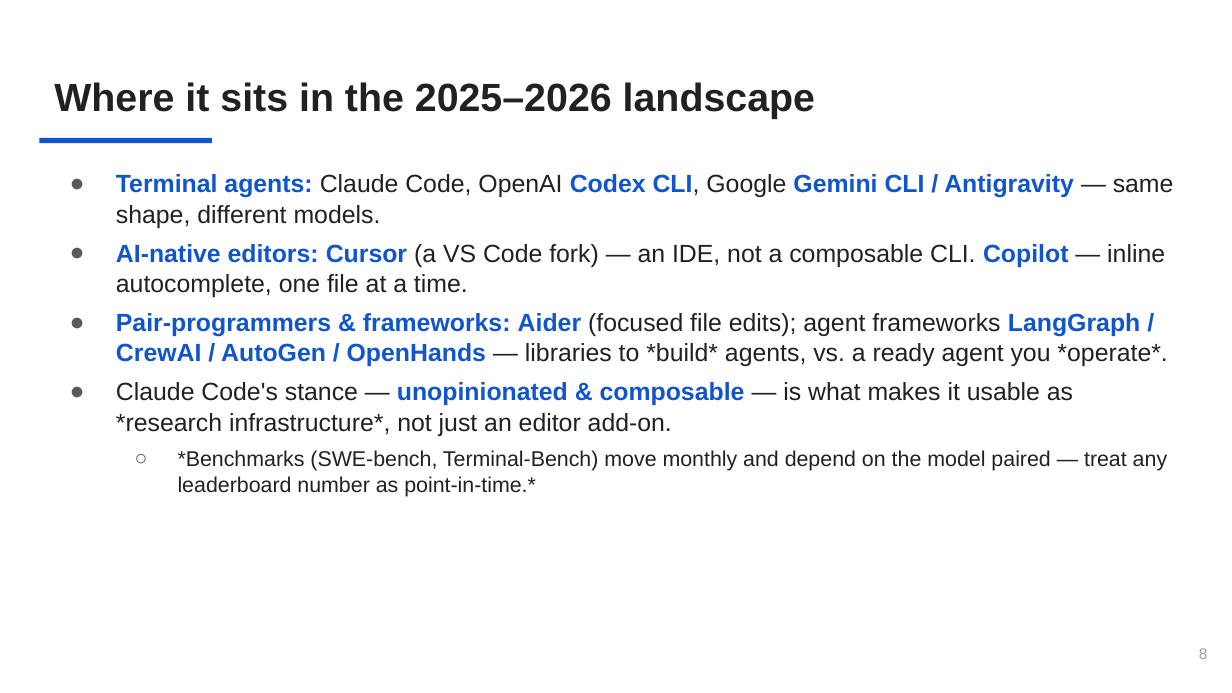
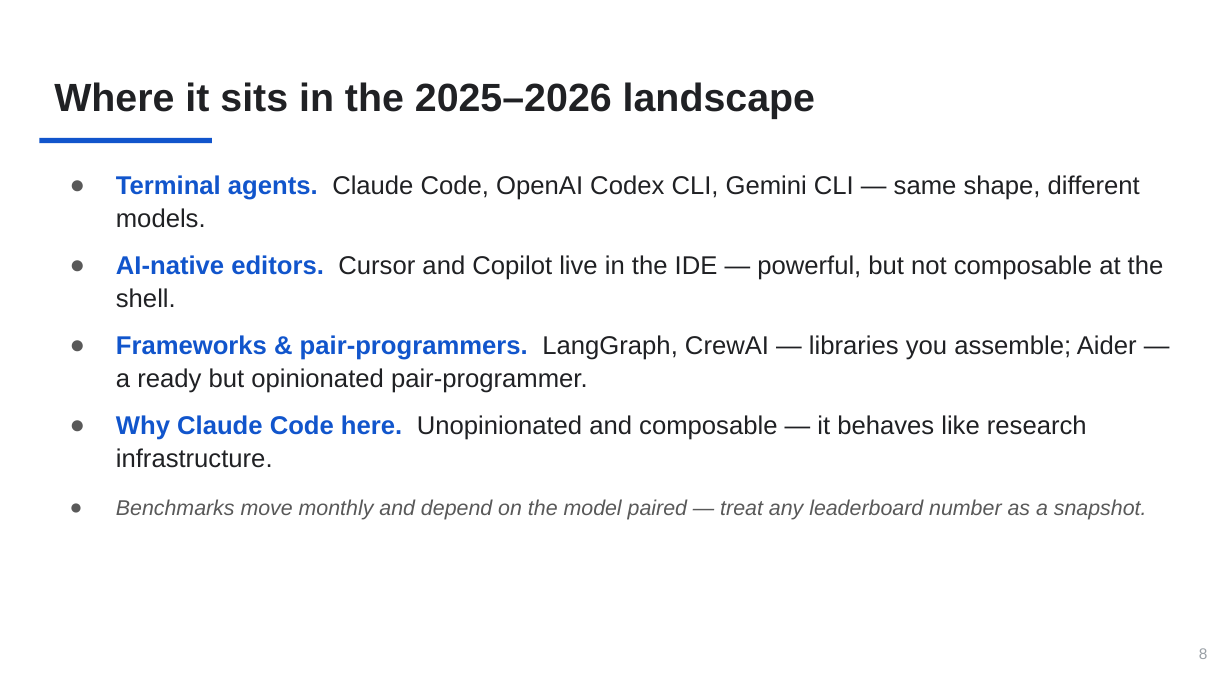
Before and after one commit to PursuitOfDataScience/uchicago-workshops, a slide deck: slide 8 of claude-code-tutorial/claude-code-tutorial.pptx. Drawn at 1232x693 pixels with LibreOffice and Linux fonts; fonts in the diff are those of the drawing. Boxes give left, top, right and bottom in pixels: in the first picture for what was removed or moved away, otherwise in the second. Text is boxed around its words. In the diff, an @@ line names an element or a change of style, - is before the commit and + after.

```diff
--- a/claude-code-tutorial/claude-code-tutorial.pptx
+++ b/claude-code-tutorial/claude-code-tutorial.pptx
@@ text at bbox=[116, 175, 1164, 520]: text changed; size 14.5 to 15 pt @@
-● Terminal agents: Claude Code, OpenAI Codex CLI, Google Gemini CLI / Antigravity — same shape, different models.
-● AI-native editors: Cursor (a VS Code fork) — an IDE, not a composable CLI. Copilot — inline autocomplete, one file at a time.
-● Pair-programmers & frameworks: Aider (focused file edits); agent frameworks LangGraph / CrewAI / AutoGen / OpenHands — libraries to *build* agents, vs. a ready agent you *operate*.
-● Claude Code's stance — unopinionated & composable — is what makes it usable as *research infrastructure*, not just an editor add-on.
-  ○ *Benchmarks (SWE-bench, Terminal-Bench) move monthly and depend on the model paired — treat any leaderboard number as point-in-time.*
+● Terminal agents. Claude Code, OpenAI Codex CLI, Gemini CLI — same shape, different models.
+● AI-native editors. Cursor and Copilot live in the IDE — powerful, but not composable at the shell.
+● Frameworks & pair-programmers. LangGraph, CrewAI — libraries you assemble; Aider — a ready but opinionated pair-programmer.
+● Why Claude Code here. Unopinionated and composable — it behaves like research infrastructure.
+● Benchmarks move monthly and depend on the model paired — treat any leaderboard number as a snapshot.
```
Also in this commit, not shown: 35 other slides changed, 3 other files.
